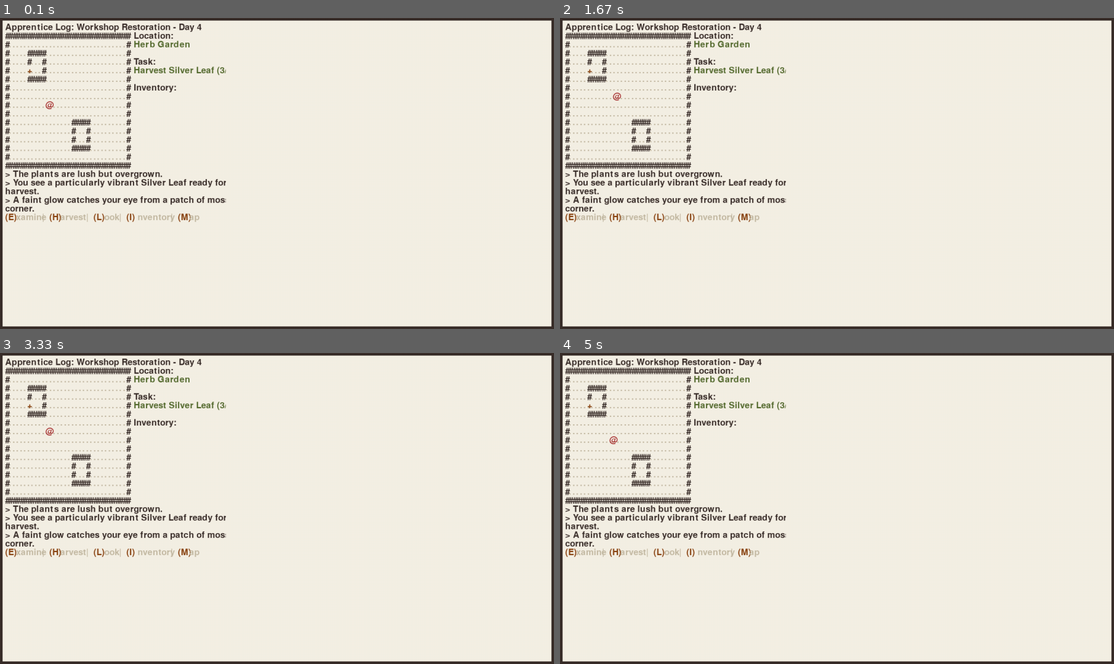
Above: before the commit, frames 1-4 (two rows, left to right).
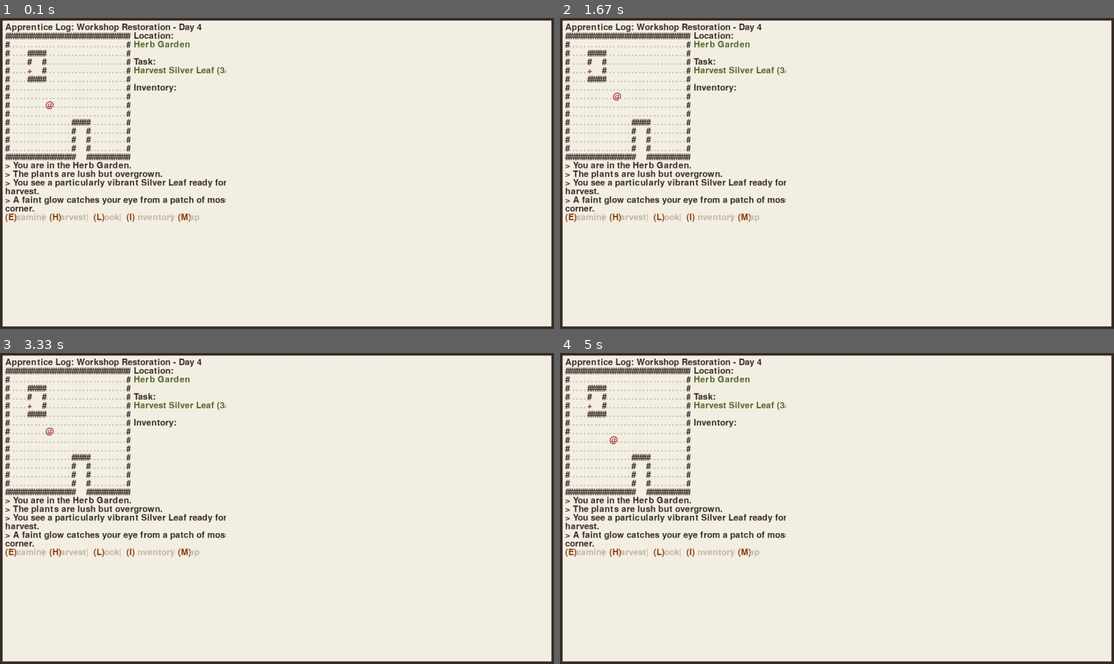
Above: after the commit, the same moments.

Repository: chenxing-dev/pygame-potion-crafter
Game: pygame game, started from src/main.py
The game is run twice, just before and just after one commit, with the same random seed, the same clock (stepped at 60 frames per second) and the same inputs.
Inputs:
- Up to frame 1 (0.1 s): no input
- Up to frame 2 (1.67 s): hold Right 0.33-0.8 s; hold Up 0.83-1.13 s; hold Right 1.17-1.63 s
- Up to frame 3 (3.33 s): hold Left 1.67-2.2 s; hold Down 2.23-2.53 s; hold Left 2.57-2.97 s; hold Up from 3 s (still down)
- Up to frame 4 (5 s): release Up at 3.37 s; hold Right 3.4-4.03 s; hold Down 4.07-4.43 s; hold Left 4.47-4.93 s; hold Right from 4.97 s (still down)

The runs differ from the first frame. In frame 1, 0.9% of the frame differs, in the area x 0-24%, y 4-49%; in frame 2, 0.9%; in frame 3, 0.9%; in frame 4, 0.9%.

Commit message:
containerized rendering

Diff:
--- a/src/constants.py
+++ b/src/constants.py
@@ -10,7 +10,7 @@
 
 # UI panel & Map dimensions
 HEADER_WIDTH, HEADER_HEIGHT = GRID_WIDTH, 1
-MSG_WIDTH, MSG_HEIGHT = GRID_WIDTH, 5
+MSG_WIDTH, MSG_HEIGHT = GRID_WIDTH, 6
 MENU_WIDTH, MENU_HEIGHT = GRID_WIDTH, 1
 UI_WIDTH = 26
 MAP_WIDTH, MAP_HEIGHT = (
--- a/src/engine.py
+++ b/src/engine.py
@@ -168,18 +168,20 @@
             (HEADER_WIDTH * self.char_width, HEADER_HEIGHT * self.char_height),
             pygame.SRCALPHA,
         )
+        # Display game title and current day
+        self.render_colored_text(header_bg, f"{GAME_TITLE} - Day {self.day}", (0, 0))
+
         self.container.blit(header_bg, (header_x, header_y))
-
-        # Display game title and current day
-        self.render_colored_text(
-            self.container, f"{GAME_TITLE} - Day {self.day}", (header_x, header_y)
-        )
 
     def render_map(self, game_map, player):
         """Render the game map and entities"""
+        map_x, map_y = 0, self.char_height
+        map_bg = pygame.Surface(
+            (MAP_WIDTH * self.char_width, MAP_HEIGHT * self.char_height),
+            pygame.SRCALPHA,
+        )
 
         # Draw tiles
-        map_x, map_y = 0, self.char_height
         for x in range(game_map.width):
             for y in range(game_map.height):
                 # Get the character and color for this tile
@@ -188,9 +190,9 @@
 
                 # Render the tile character
                 text_surface = self.font_map.render(char, True, color)
-                self.container.blit(
+                map_bg.blit(
                     text_surface,
-                    (map_x + x * self.char_width, map_y + y * self.char_height),
+                    (x * self.char_width, y * self.char_height),
                 )
 
         # Draw entities
@@ -206,11 +208,11 @@
             if not entity.blocks and entity != player:
                 if (entity.x, entity.y) not in blocking_positions:
                     text = self.font_map.render(entity.char, True, entity.color)
-                    self.container.blit(
+                    map_bg.blit(
                         text,
                         (
-                            map_x + entity.x * self.char_width,
-                            map_y + entity.y * self.char_height,
+                            entity.x * self.char_width,
+                            entity.y * self.char_height,
                         ),
                     )
 
@@ -222,24 +224,26 @@
                 color = entity.color
 
                 text = self.font_map.render(entity.char, True, color)
-                self.container.blit(
+                map_bg.blit(
                     text,
                     (
-                        map_x + entity.x * self.char_width,
-                        map_y + entity.y * self.char_height,
+                        entity.x * self.char_width,
+                        entity.y * self.char_height,
                     ),
                 )
 
         # Third: Draw player (always on top)
         if player.alive:
             player_text = self.font_map.render(PLAYER, True, player.color)
-            self.container.blit(
+            map_bg.blit(
                 player_text,
                 (
-                    map_x + player.x * self.char_width,
-                    map_y + player.y * self.char_height,
+                    player.x * self.char_width,
+                    player.y * self.char_height,
                 ),
             )
+
+        self.container.blit(map_bg, (map_x, map_y))
 
     def render_status_panel(self, player):
         """Render the status panel"""
@@ -249,7 +253,6 @@
             (UI_WIDTH * self.char_width, UI_HEIGHT * self.char_height),
             pygame.SRCALPHA,
         )
-        self.container.blit(ui_bg, (ui_x, ui_y))
 
         # Player stats
         status_y = 0
@@ -268,16 +271,16 @@
         for stat in status:
             if isinstance(stat, Tuple):
                 self.render_colored_text(
-                    self.container,
+                    ui_bg,
                     stat[0],
-                    (ui_x + self.char_width, ui_y + status_y),
+                    (self.char_width, status_y),
                     stat[1],
                 )
             else:
-                self.render_colored_text(
-                    self.container, stat, (ui_x + self.char_width, ui_y + status_y)
-                )
+                self.render_colored_text(ui_bg, stat, (self.char_width, status_y))
             status_y += self.char_height
+
+        self.container.blit(ui_bg, (ui_x, ui_y))
 
     def render_messages(self):
         """Render messages with colored keywords"""
@@ -288,16 +291,17 @@
             (MSG_WIDTH * self.char_width, MSG_HEIGHT * self.char_height),
             pygame.SRCALPHA,
         )
-        self.container.blit(msg_bg, (msg_x, msg_y))
 
         # Draw messages
         for i, (msg, color) in enumerate(self.messages[-MSG_HEIGHT:]):
             self.render_colored_text(
-                self.container,
+                msg_bg,
                 msg,
-                (msg_x, msg_y + i * self.char_height),
+                (0, i * self.char_height),
                 color,
             )
+
+        self.container.blit(msg_bg, (msg_x, msg_y))
 
     def render_action_menu(self):
         """Render the action menu"""
@@ -307,12 +311,12 @@
 
         # 绘制动作菜单
         menu_x, menu_y = 0, (GRID_HEIGHT - MENU_HEIGHT) * self.char_height
+        current_x = 0
 
         menu_bg = pygame.Surface(
             (MENU_WIDTH * self.char_width, MENU_HEIGHT * self.char_height),
             pygame.SRCALPHA,
         )
-        self.container.blit(menu_bg, (menu_x, menu_y))
 
         for i, action in enumerate(actions_list):
             # 提取首字母和剩余部分
@@ -320,24 +324,25 @@
             rest_of_text = action[1:]
 
             # 绘制首字母（深绿色）
-
             self.render_colored_text(
-                self.container, first_letter, (menu_x, menu_y), COLOR.SADDLE_BROWN
+                menu_bg, first_letter, (current_x, 0), COLOR.SADDLE_BROWN
             )
-            menu_x += len(first_letter) * self.char_width
+            current_x += len(first_letter) * self.char_width
 
             # 绘制剩余文本（浅灰褐色）
             self.render_colored_text(
-                self.container, rest_of_text, (menu_x, menu_y), COLOR.LIGHT_TAUPE
+                menu_bg, rest_of_text, (current_x, 0), COLOR.LIGHT_TAUPE
             )
-            menu_x += (len(rest_of_text) + 1) * self.char_width
+            current_x += (len(rest_of_text) + 1) * self.char_width
 
             # 如果不是最后一个动作，添加分隔符
             if i < len(actions_list) - 1:
                 self.render_colored_text(
-                    self.container, separator, (menu_x, menu_y), COLOR.LIGHT_TAUPE
+                    menu_bg, separator, (current_x, 0), COLOR.LIGHT_TAUPE
                 )
-            menu_x += (len(separator) + 1) * self.char_width
+            current_x += (len(separator) + 1) * self.char_width
+
+        self.container.blit(menu_bg, (menu_x, menu_y))
 
     def handle_events(self, player, game_map):
         """Handle user input events"""
--- a/src/map_gen.py
+++ b/src/map_gen.py
@@ -19,9 +19,8 @@
         "#.................#####..........#",
         "#.................#   #..........#",
         "#.................#   #..........#",
-        "#.................#####..........#",
-        "#................................#",
-        "##################################",
+        "#.................#   #..........#",
+        "###################   ############",
     ]
 }
 
@@ -30,7 +29,7 @@
     def __init__(self, level=1):
         self.width = MAP_WIDTH
         self.height = MAP_HEIGHT
-        self.tiles = np.full((self.width, self.height), fill_value=FLOOR, dtype=str)
+        self.tiles = np.full((self.width, self.height), fill_value=" ", dtype=str)
         self.player_start = (3, 3)  # default
         self.level = level
         self.entities = []  # Store entities here
@@ -43,7 +42,7 @@
         string_array = templates.get(self.level, templates[1])
         self.height = len(string_array)
         self.width = len(string_array[0])
-        self.tiles = np.full((self.width, self.height), fill_value=FLOOR, dtype="str")
+        self.tiles = np.full((self.width, self.height), fill_value=" ", dtype="str")
 
         self.entities = []  # Reset entities
         self.player_start = (3, 3)  # default
@@ -53,7 +52,7 @@
             for x, char in enumerate(row):
                 if x < self.width and y < self.height:
                     # Set tile type
-                    if char in (WALL, FLOOR):
+                    if char in (WALL, FLOOR, " "):
                         self.tiles[x, y] = char
                     else:
                         self.tiles[x, y] = FLOOR  # Entities on floor tiles
Not shown, changed: doc/DESIGN.md
